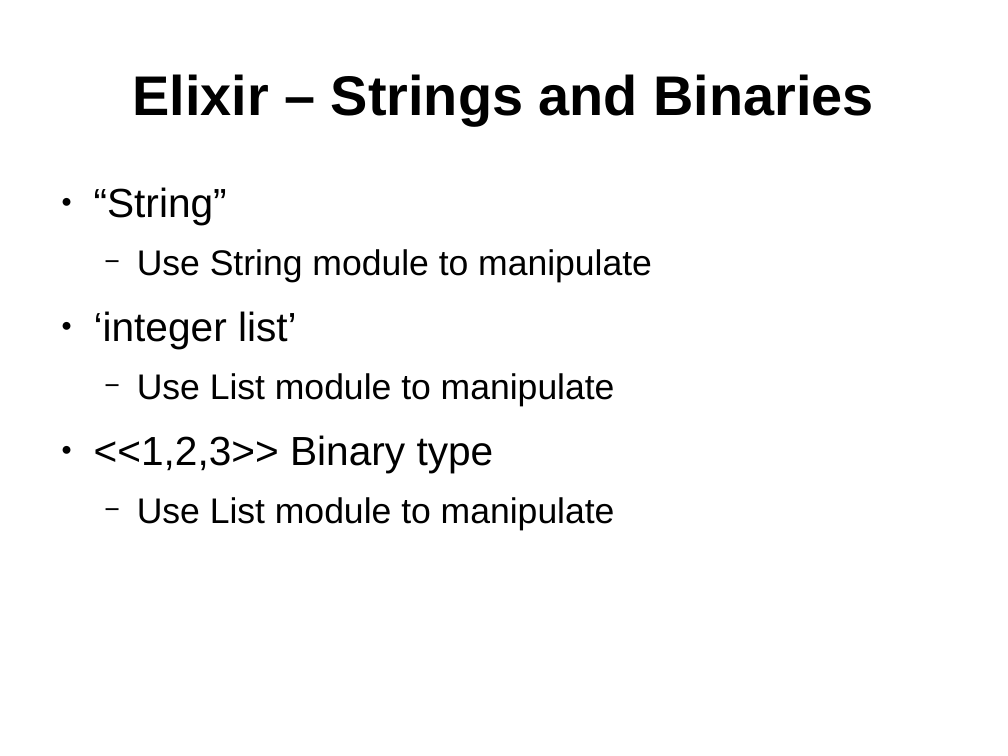
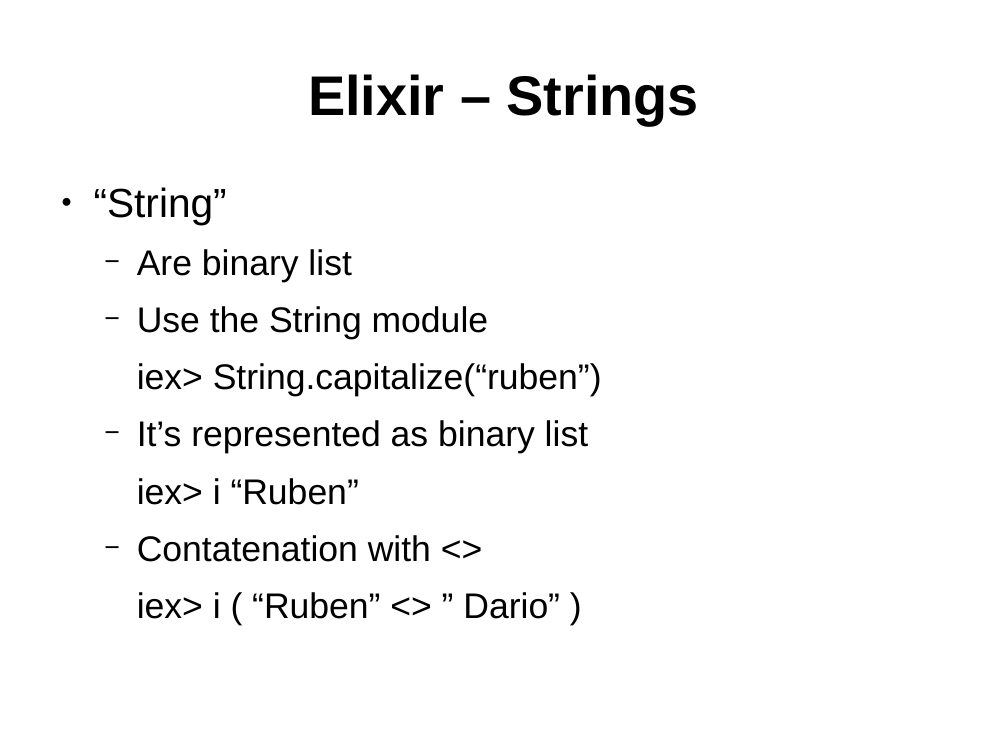
Before and after one commit to ramortegui/talks, a slide deck: slide 17 of elixir-basics.odp. Drawn at 1008x756 pixels with LibreOffice and Linux fonts; fonts in the diff are those of the drawing. Boxes give left, top, right and bottom in pixels: in the first picture for what was removed or moved away, otherwise in the second. Text is boxed around its words. In the diff, an @@ line names an element or a change of style, - is before the commit and + after.

Commit message:
Update Strings section.

```diff
--- a/elixir-basics.odp
+++ b/elixir-basics.odp
@@ title at <box>308,74,699,125</box>: text changed @@
-Elixir – Strings and Binaries
+Elixir – Strings
@@ text at <box>137,249,602,619</box>: text changed @@
-  − Use String module to manipulate
-● ‘integer list’
-  − Use List module to manipulate
-● <<1,2,3>> Binary type
-  − Use List module to manipulate
+  − Are binary list
+  − Use the String module
+  iex> String.capitalize(“ruben”)
+  − It’s represented as binary list
+  iex> i “Ruben”
+  − Contatenation with <>
+  iex> i ( “Ruben” <> ” Dario” )
```
Also in this commit, not shown: 1 other slide changed.
